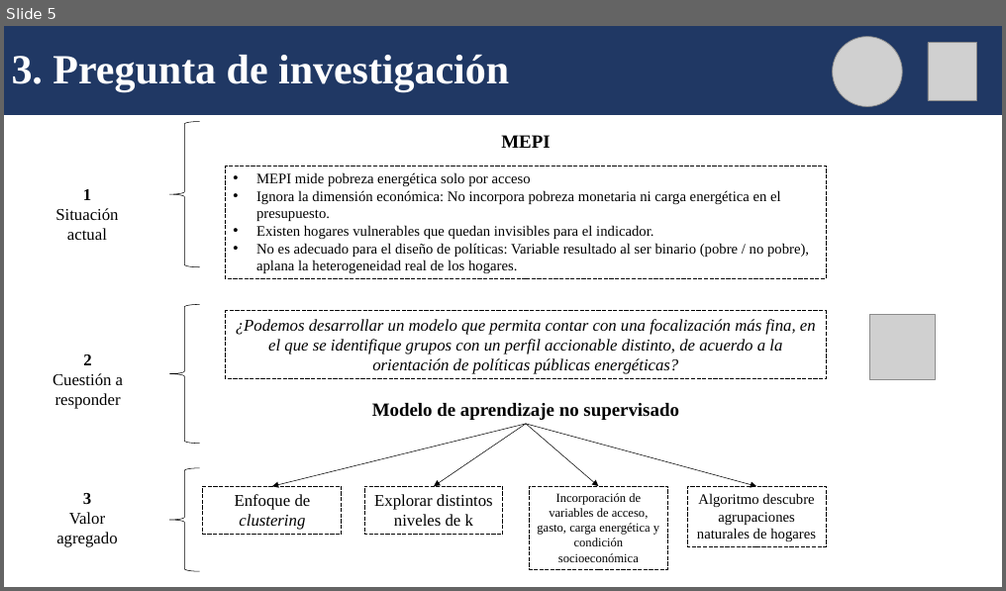
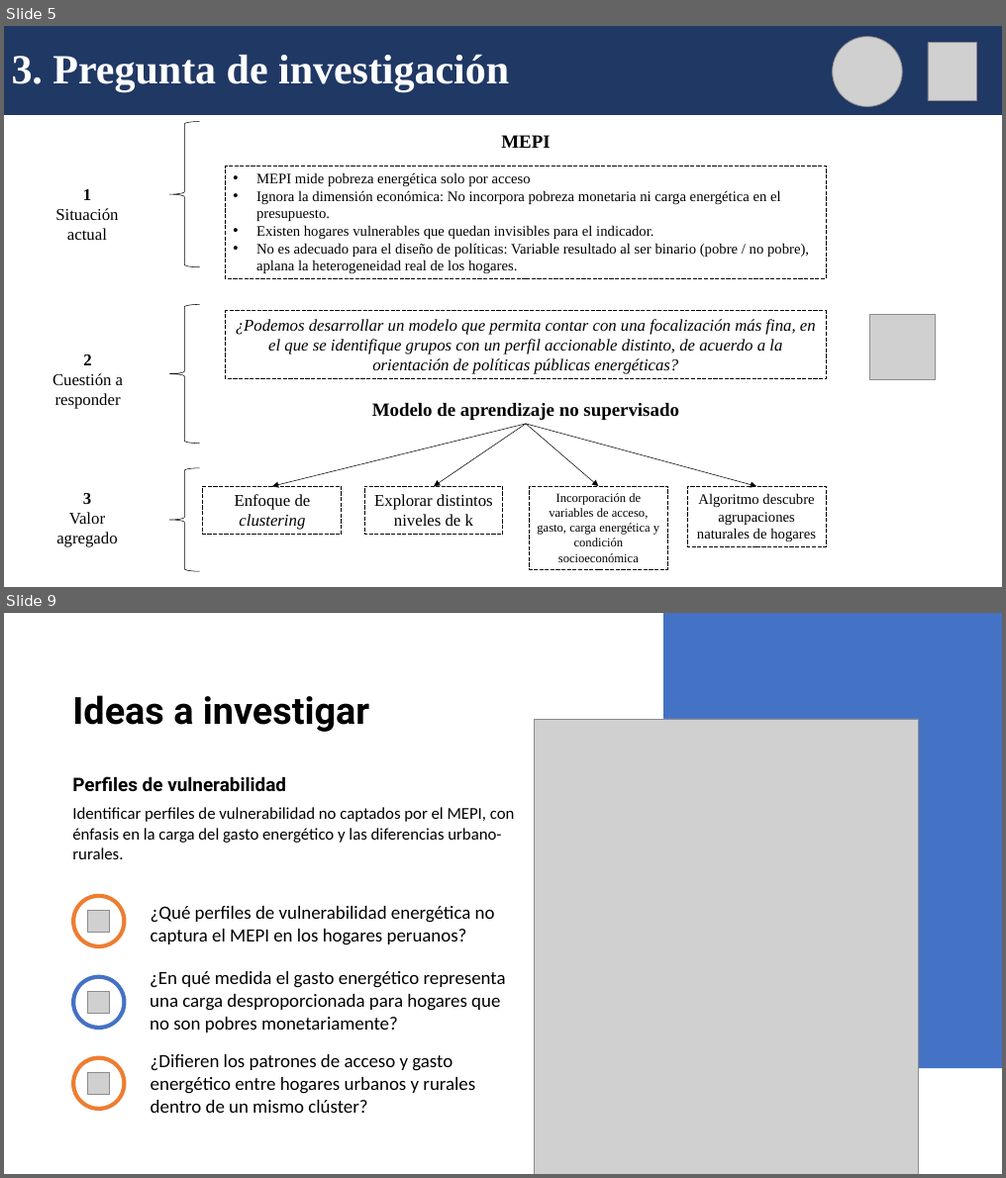
Before and after one commit to lucianoaltamirano435-rgb/Grupo_3_Trabajos_practicos, a slide deck: TP3/TP_final_Seminario_programacion.pptx. Shown one above the other, each under a label of ours: slide 5 before the commit, slides 5 and 9 after it; the slides between them are not shown. The pictures are 1006x591 and 1006x1178 pixels, drawn with LibreOffice and Linux fonts; fonts in the diff are those of the drawing; grey boxes stand for pictures. Boxes give left, top, right and bottom in pixels: in the first picture for what was removed or moved away, otherwise in the second. Text is boxed around its words. In the diff, an @@ line names an element or a change of style, - is before the commit and + after.

```diff
--- a/TP3/TP_final_Seminario_programacion.pptx
+++ b/TP3/TP_final_Seminario_programacion.pptx
@@ slide 9 added at bbox=[4, 613, 1002, 1174], background #FFFFFF @@
@@ round rect added at bbox=[663, 613, 1002, 1069], fill #4472C4 @@
@@ text added at bbox=[72, 695, 369, 732], 36 pt, text #000000, bold @@
+Ideas a investigar
@@ picture added at bbox=[535, 719, 919, 1174] @@
@@ text added at bbox=[72, 776, 286, 792], 18 pt, text #000000, bold @@
+Perfiles de vulnerabilidad
@@ text added at bbox=[72, 807, 515, 860], 16 pt, text #000000 @@
+Identificar perfiles de vulnerabilidad no captados por el MEPI, con énfasis en la carga del gasto energético y las diferencias urbano-rurales.
@@ ellipse added at bbox=[71, 894, 126, 949], fill #ED7D31 @@
@@ ellipse added at bbox=[76, 898, 122, 945], fill #FFFFFF @@
@@ text added at bbox=[151, 906, 495, 946], 18 pt, text #000000 @@
+¿Qué perfiles de vulnerabilidad energética no captura el MEPI en los hogares peruanos?
@@ picture added at bbox=[88, 910, 110, 932] @@
@@ ellipse added at bbox=[71, 975, 126, 1030], fill #4472C4 @@
@@ ellipse added at bbox=[76, 979, 122, 1026], fill #FFFFFF @@
@@ picture added at bbox=[88, 992, 110, 1014] @@
@@ text added at bbox=[150, 971, 506, 1033], 18 pt, text #000000 @@
+¿En qué medida el gasto energético representa una carga desproporcionada para hogares que no son pobres monetariamente?
@@ ellipse added at bbox=[71, 1057, 126, 1111], fill #ED7D31 @@
@@ text added at bbox=[151, 1055, 475, 1113], 18 pt, text #000000 @@
+¿Difieren los patrones de acceso y gasto energético entre hogares urbanos y rurales dentro de un mismo clúster?
@@ ellipse added at bbox=[76, 1060, 122, 1107], fill #FFFFFF @@
@@ picture added at bbox=[88, 1072, 110, 1094] @@
```
Also in this commit, not shown: 4 other slides added, 2 other files.
